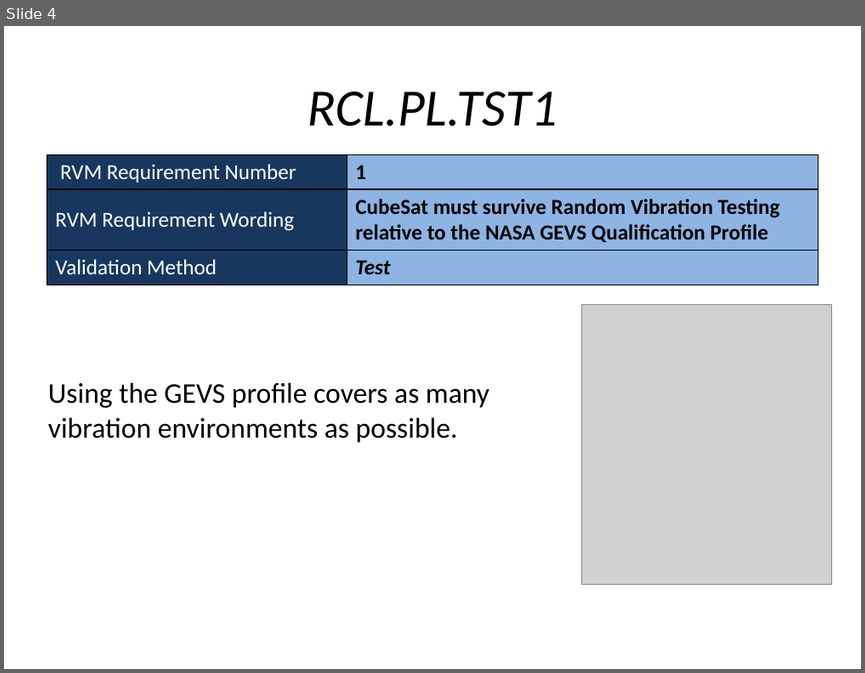
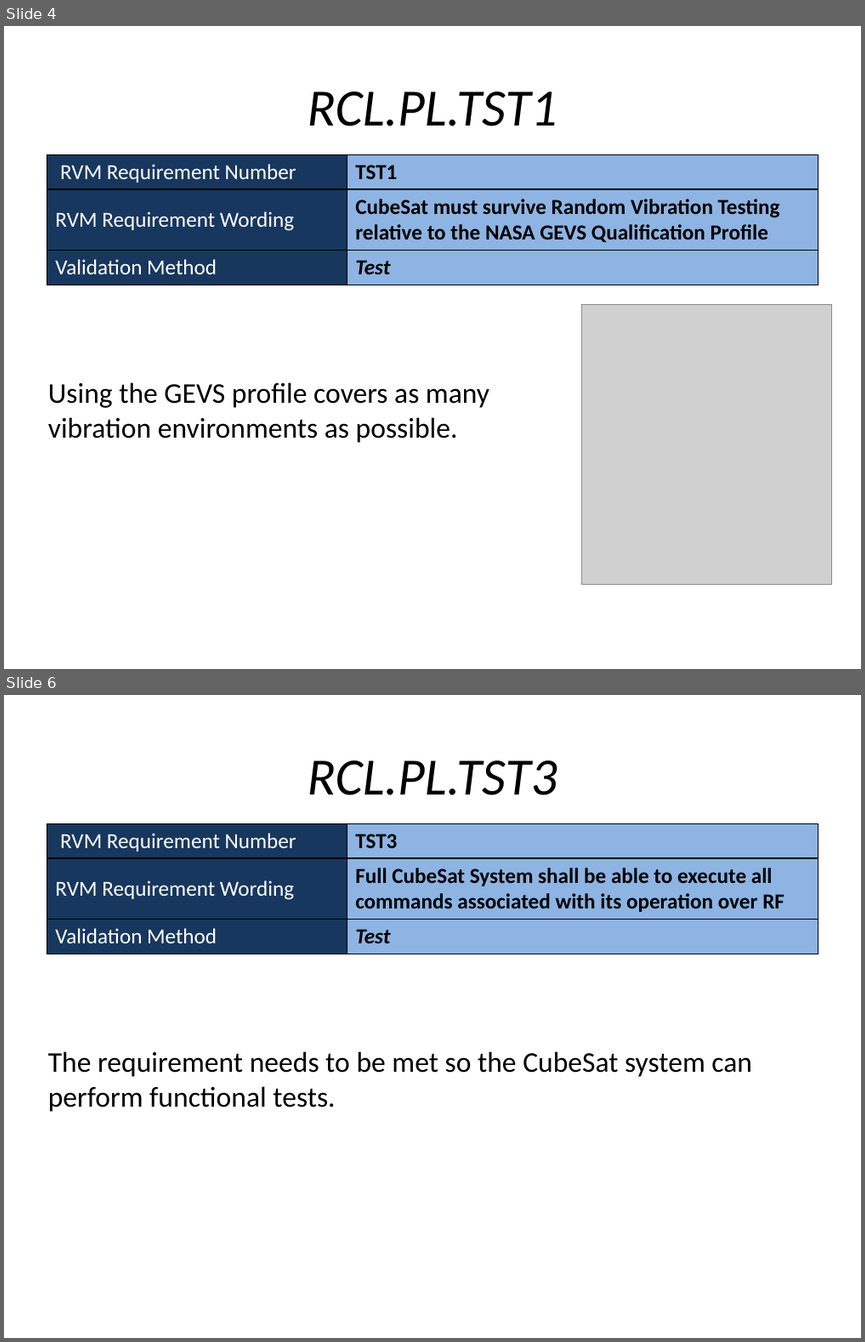
Before and after one commit to RascalSeniorDesign/Preliminary-Design, a slide deck: CMQA/Presentations/Nate Slides/Nate Slides.pptx. Shown one above the other, each under a label of ours: slide 4 before the commit, slides 4 and 6 after it; the slides between them are not shown. The pictures are 865x673 and 865x1342 pixels, drawn with LibreOffice and Linux fonts; fonts in the diff are those of the drawing; grey boxes stand for pictures. Boxes give left, top, right and bottom in pixels: in the first picture for what was removed or moved away, otherwise in the second. Text is boxed around its words. In the diff, an @@ line names an element or a change of style, - is before the commit and + after.

Commit message:
Added the rest of the requirements

```diff
--- a/CMQA/Presentations/Nate Slides/Nate Slides.pptx
+++ b/CMQA/Presentations/Nate Slides/Nate Slides.pptx
@@ slide 6 added at box(4, 695, 861, 1338), background #FFFFFF @@
@@ title added at box(307, 760, 557, 795), 44 pt, text #000000, italic @@
+RCL.PL.TST3
@@ table added at box(46, 823, 818, 953), 3 rows, 2 columns @@
+RVM Requirement Number | TST3
+RVM Requirement Wording | Full CubeSat System shall be able to execute all commands associated with its operation over RF
+Validation Method | Test
@@ text added at box(48, 1051, 752, 1111), 24 pt, text #000000 @@
+The requirement needs to be met so the CubeSat system can perform functional tests.
@@ slide 4 changed as well @@
@@ table at box(46, 154, 818, 284) @@
-row 1, column 2: 1
+row 1, column 2: TST1
```
Also in this commit, not shown: 3 other slides changed, 3 other slides added.
